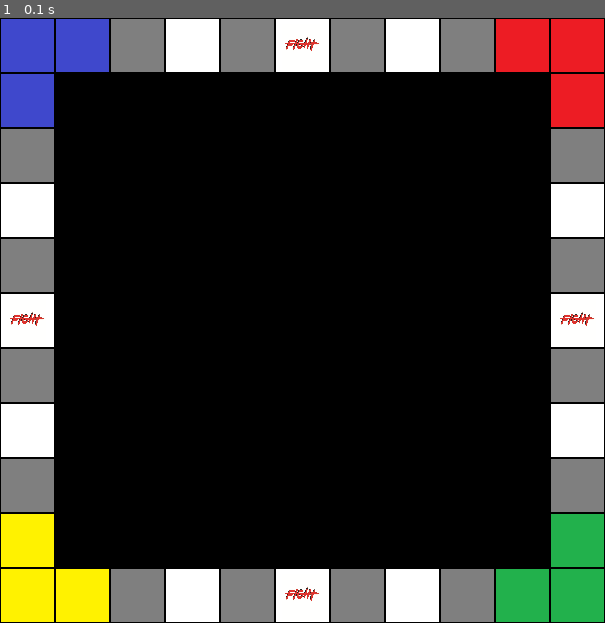
Above: before the commit, frame 1.
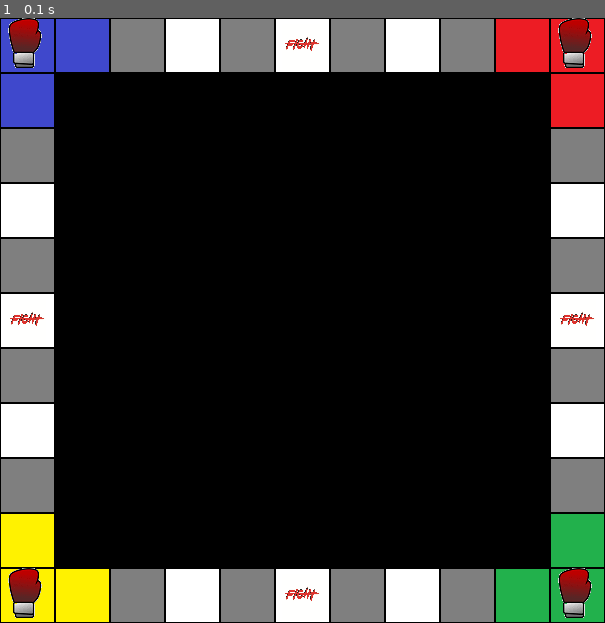
Above: after the commit, the same moment.

Repository: AmazingPaper/PrjWk2
Game: pygame game, started from PyGameLoop.py
The game is run twice, just before and just after one commit, with the same random seed, the same clock (stepped at 60 frames per second) and the same inputs.
Inputs:
- Up to frame 1 (0.1 s): no input

The runs differ from the first frame. In frame 1, 1.4% of the frame differs, in the area x 1-98%, y 0-100%.

Commit message:
Added 4 Players with still only one Pion* but with the correct position

Diff:
--- /dev/null
+++ b/Player.py
@@ -0,0 +1,14 @@
+import pygame
+
+PLAYERRED = pygame.image.load('Tiles/PlayerRed.gif')
+#the position of the player [x,y]
+playerRedPos = [10,0]
+
+PLAYERBLUE = pygame.image.load('Tiles/PlayerRed.gif')
+playerBluePos = [0,0]
+
+PLAYERYELLOW = pygame.image.load('Tiles/PlayerRed.gif')
+playerYellowPos = [0,10]
+
+PLAYERGREEN = pygame.image.load('Tiles/PlayerRed.gif')
+playerGreenPos = [10,10]
--- a/PyGameLoop.py
+++ b/PyGameLoop.py
@@ -3,6 +3,7 @@
 
 from cl import *
 from Tile import *
+from Player import *
 
 from pygame.locals import *
 
@@ -34,7 +35,8 @@
     for column in range(MAPWIDTH):
         #Row = Y-Axis and Column = the X-Axis
         #draw the resource at that position in the tilemap, using the correct colour
-        DISPLAYSURF.blit(textures[tilemap[row][column]], (column*TILESIZE, row*TILESIZE))# Blit image on the certain Row and Column
+        DISPLAYSURF.blit(textures[tilemap[row][column]], (column*TILESIZE, row*TILESIZE))
+        # Blit image on the certain Row and Column
 
 
 while not crashed:
@@ -43,8 +45,14 @@
             crashed = True
 
 
+        DISPLAYSURF.blit(PLAYERRED,(playerRedPos[0]*TILESIZE,playerRedPos[1]*TILESIZE))
+        DISPLAYSURF.blit(PLAYERBLUE,(playerBluePos[0]*TILESIZE,playerBluePos[1]*TILESIZE))
+        DISPLAYSURF.blit(PLAYERYELLOW,(playerYellowPos[0]*TILESIZE,playerYellowPos[1]*TILESIZE))
+        DISPLAYSURF.blit(PLAYERGREEN,(playerGreenPos[0]*TILESIZE,playerGreenPos[1]*TILESIZE))
+
+
         #DISPLAYSURF.blit(background, (0, 0))                   # Shows us the background
-        pygame.display.update()                                 # Can also be changed to 'pygame.display.flip()'
+        pygame.display.flip()                                 # Can also be changed to 'pygame.display.flip()'
         clock.tick(60)                                          # Set FPS, PC MASTER RACE
 
 pygame.quit()                                                   #Quit?
Binary file removed: Tiles/FightTile.jpg
Binary file added: Tiles/Player.png
Binary file added: Tiles/PlayerRed.gif
